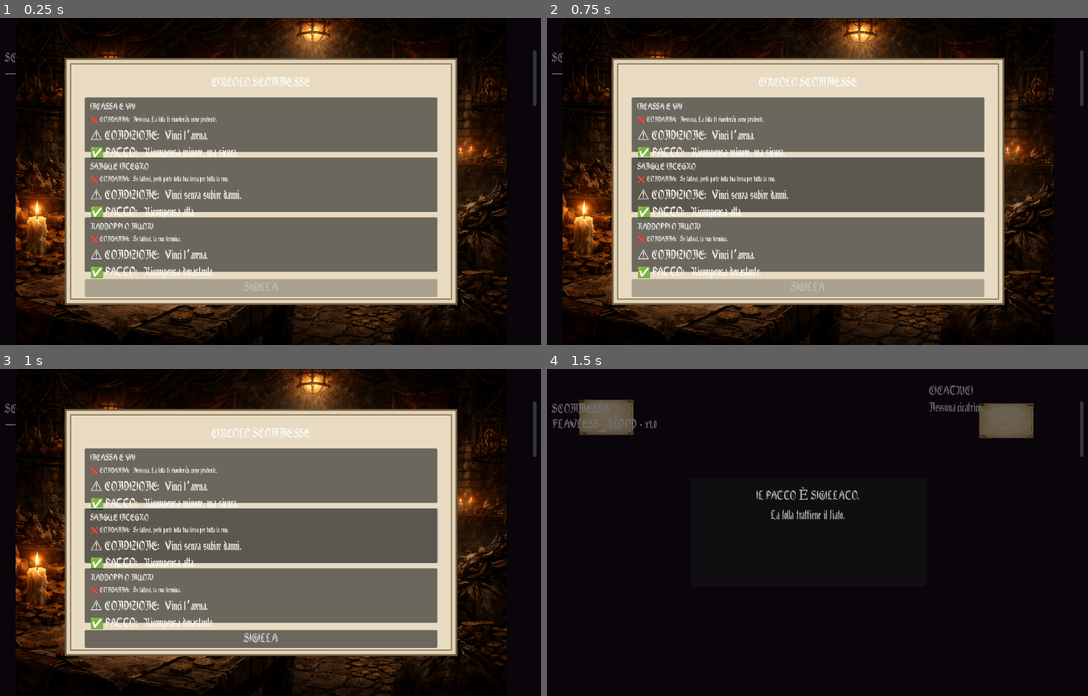
Above: before the commit, frames 1-4 (two rows, left to right).
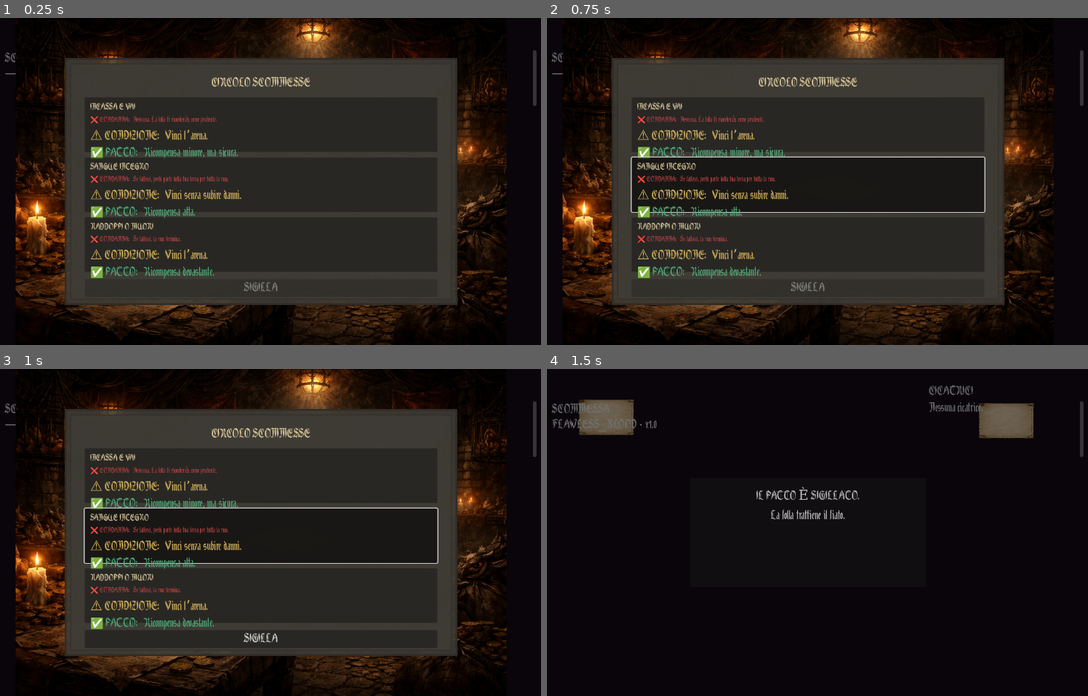
Above: after the commit, the same moments.

Repository: Faratas410/Gallicus-2.0
Game: Godot game, scene res://scenes/Main.tscn
Two runs of this game, one before a commit and one after it. Both use one fixed random seed, a clock stepped at 60 frames per second and the inputs below.
Inputs (mouse positions are in pixels of both pictures, inside the frame that each line leads up to):
- Up to frame 1 (0.25 s): no input
- Up to frame 2 (0.75 s): tap Enter at 0.5 s; move the mouse to (936, 165) at 0.52 s; hold D (move_right) from 0.53 s (still down); tap K (attack_heavy) at 0.6 s; click (936, 165) at 0.67 s
- Up to frame 3 (1 s): keep holding D (move_right)
- Up to frame 4 (1.5 s): release D (move_right) at 1.25 s; click "SIGILLA" at 1.25 s

The runs differ from the first frame. In frame 1, 55% of the frame differs, in the area x 11-85%, y 12-88%; in frame 2, 54%; in frame 3, 54%; in frame 4, nothing differs.

Commit message:
Improve betting UI text contrast

Diff:
--- a/assets/ui/gallicus_ui_theme.tres
+++ b/assets/ui/gallicus_ui_theme.tres
@@ -76,7 +76,11 @@
 default_font_size = 30
 theme_types/Label = {
 "colors": {
-"font_color": Color(0.95, 0.92, 0.85, 1)
+"font_color": Color(0.949, 0.91, 0.847, 1)
+},
+"constants": {
+"line_spacing": 4,
+"paragraph_spacing": 6
 },
 "fonts": {
 "font": ExtResource("1")
@@ -108,7 +112,7 @@
 }
 theme_types/LineEdit = {
 "colors": {
-"font_color": Color(0.95, 0.92, 0.85, 1),
+"font_color": Color(0.949, 0.91, 0.847, 1),
 "font_color_placeholder": Color(0.78, 0.72, 0.62, 1)
 },
 "fonts": {
--- a/scenes/ui/BettingCircle.tscn
+++ b/scenes/ui/BettingCircle.tscn
@@ -4,20 +4,20 @@
 [ext_resource type="Texture2D" path="res://assets/backgrounds/circolo_scommesse.png" id="2"]
 
 [sub_resource type="StyleBoxFlat" id="StyleBoxFlat_1"]
-bg_color = Color(0.88, 0.83, 0.72, 1)
+bg_color = Color(0.243, 0.231, 0.208, 0.9)
 border_width_left = 4
 border_width_top = 4
 border_width_right = 4
 border_width_bottom = 4
-border_color = Color(0.42, 0.34, 0.24, 1)
+border_color = Color(0.184, 0.173, 0.153, 1)
 
 [sub_resource type="StyleBoxFlat" id="StyleBoxFlat_2"]
-bg_color = Color(0.91, 0.86, 0.76, 1)
+bg_color = Color(0.243, 0.231, 0.208, 0.9)
 border_width_left = 2
 border_width_top = 2
 border_width_right = 2
 border_width_bottom = 2
-border_color = Color(0.5, 0.4, 0.28, 1)
+border_color = Color(0.204, 0.192, 0.169, 1)
 
 [node name="BettingCircle" type="Control"]
 visible = false
@@ -89,6 +89,7 @@
 [node name="TitleLabel" type="Label" parent="ContractPanel/ContractVBox"]
 text = "CIRCOLO SCOMMESSE"
 horizontal_alignment = 1
+theme_override_colors/font_color = Color(0.902, 0.827, 0.639, 1)
 
 [node name="BetOptions" type="VBoxContainer" parent="ContractPanel/ContractVBox"]
 size_flags_horizontal = 3
@@ -115,19 +116,23 @@
 [node name="BetNameLabel" type="Label" parent="ContractPanel/ContractVBox/BetOptions/BetOption1/CardVBox"]
 theme_override_font_sizes/font_size = 22
 text = "INCASSA E VAI"
+theme_override_colors/font_color = Color(0.902, 0.827, 0.639, 1)
 
 [node name="CondannaLabel" type="Label" parent="ContractPanel/ContractVBox/BetOptions/BetOption1/CardVBox"]
 autowrap_mode = 2
 theme_override_font_sizes/font_size = 18
 text = "❌ CONDANNA: ..."
+theme_override_colors/font_color = Color(0.722, 0.259, 0.259, 1)
 
 [node name="CondizioneLabel" type="Label" parent="ContractPanel/ContractVBox/BetOptions/BetOption1/CardVBox"]
 autowrap_mode = 2
 text = "⚠️ CONDIZIONE: ..."
+theme_override_colors/font_color = Color(0.851, 0.714, 0.357, 1)
 
 [node name="PattoLabel" type="Label" parent="ContractPanel/ContractVBox/BetOptions/BetOption1/CardVBox"]
 autowrap_mode = 2
 text = "✅ PATTO: ..."
+theme_override_colors/font_color = Color(0.31, 0.686, 0.486, 1)
 
 [node name="BetOption2" type="Button" parent="ContractPanel/ContractVBox/BetOptions"]
 custom_minimum_size = Vector2(0, 120)
@@ -149,19 +154,23 @@
 [node name="BetNameLabel" type="Label" parent="ContractPanel/ContractVBox/BetOptions/BetOption2/CardVBox"]
 theme_override_font_sizes/font_size = 22
 text = "SANGUE INTEGRO"
+theme_override_colors/font_color = Color(0.902, 0.827, 0.639, 1)
 
 [node name="CondannaLabel" type="Label" parent="ContractPanel/ContractVBox/BetOptions/BetOption2/CardVBox"]
 autowrap_mode = 2
 theme_override_font_sizes/font_size = 18
 text = "❌ CONDANNA: ..."
+theme_override_colors/font_color = Color(0.722, 0.259, 0.259, 1)
 
 [node name="CondizioneLabel" type="Label" parent="ContractPanel/ContractVBox/BetOptions/BetOption2/CardVBox"]
 autowrap_mode = 2
 text = "⚠️ CONDIZIONE: ..."
+theme_override_colors/font_color = Color(0.851, 0.714, 0.357, 1)
 
 [node name="PattoLabel" type="Label" parent="ContractPanel/ContractVBox/BetOptions/BetOption2/CardVBox"]
 autowrap_mode = 2
 text = "✅ PATTO: ..."
+theme_override_colors/font_color = Color(0.31, 0.686, 0.486, 1)
 
 [node name="BetOption3" type="Button" parent="ContractPanel/ContractVBox/BetOptions"]
 custom_minimum_size = Vector2(0, 120)
@@ -183,19 +192,23 @@
 [node name="BetNameLabel" type="Label" parent="ContractPanel/ContractVBox/BetOptions/BetOption3/CardVBox"]
 theme_override_font_sizes/font_size = 22
 text = "RADDOPPI O MUORI"
+theme_override_colors/font_color = Color(0.902, 0.827, 0.639, 1)
 
 [node name="CondannaLabel" type="Label" parent="ContractPanel/ContractVBox/BetOptions/BetOption3/CardVBox"]
 autowrap_mode = 2
 theme_override_font_sizes/font_size = 18
 text = "❌ CONDANNA: ..."
+theme_override_colors/font_color = Color(0.722, 0.259, 0.259, 1)
 
 [node name="CondizioneLabel" type="Label" parent="ContractPanel/ContractVBox/BetOptions/BetOption3/CardVBox"]
 autowrap_mode = 2
 text = "⚠️ CONDIZIONE: ..."
+theme_override_colors/font_color = Color(0.851, 0.714, 0.357, 1)
 
 [node name="PattoLabel" type="Label" parent="ContractPanel/ContractVBox/BetOptions/BetOption3/CardVBox"]
 autowrap_mode = 2
 text = "✅ PATTO: ..."
+theme_override_colors/font_color = Color(0.31, 0.686, 0.486, 1)
 
 [node name="SigillaButton" type="Button" parent="ContractPanel/ContractVBox"]
 text = "SIGILLA"
